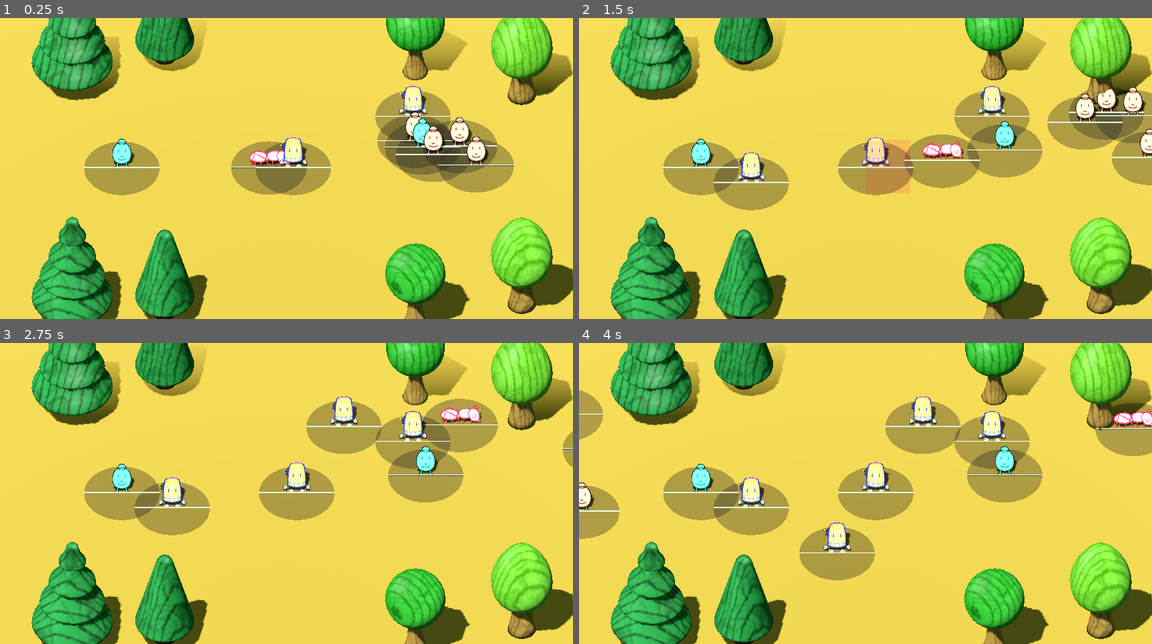
Above: before the commit, frames 1-4 (two rows, left to right).
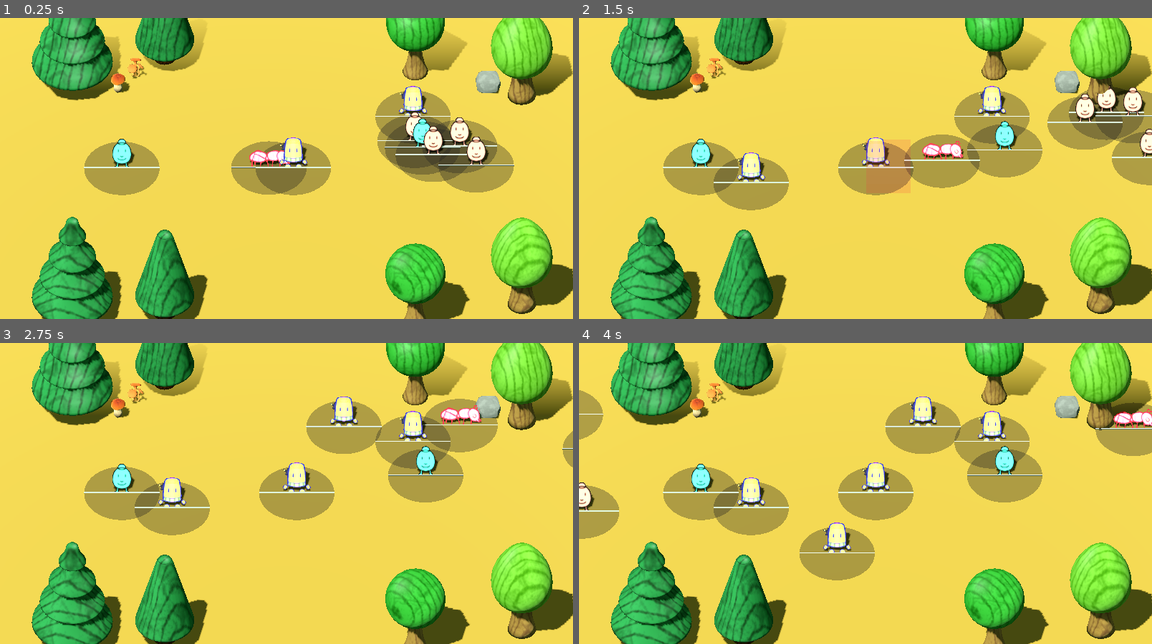
Above: after the commit, the same moments.

Repository: Rachel-Sherrick/TowerDefense
Game: Godot game, scene res://main.tscn
The game is run twice, just before and just after one commit, with the same random seed, the same clock (stepped at 60 frames per second) and the same inputs.
Inputs (mouse positions are in pixels of both pictures, inside the frame that each line leads up to):
- Up to frame 1 (0.25 s): no input
- Up to frame 2 (1.5 s): tap Enter (ui_accept) at 0.5, 0.77 s; move the mouse to (991, 153) at 0.52 s; click (991, 153) at 0.67 s; move the mouse to (750, 183) at 1.27 s; click (750, 183) at 1.42 s
- Up to frame 3 (2.75 s): tap Enter (ui_accept) at 1.52 s; move the mouse to (343, 427) at 2.02 s; click (343, 427) at 2.17 s
- Up to frame 4 (4 s): move the mouse to (836, 553) at 2.77 s; click (836, 553) at 2.92 s; tap Enter (ui_accept) at 3.02, 3.77 s; move the mouse to (1037, 538) at 3.52 s; click (1037, 538) at 3.67 s

The runs differ from the first frame. In frame 1, 0.5% of the frame differs, in the area x 19-88%, y 13-26%; in frame 2, 0.5%; in frame 3, 0.5%; in frame 4, 0.5%.

Commit message:
Added mushrooms and rock assets

Diff:
--- a/main.tscn
+++ b/main.tscn
@@ -11,6 +11,9 @@
 [ext_resource type="PackedScene" uid="uid://bumumn4opib2d" path="res://EnvironmentGLBs/WoodTree3.glb" id="6_272bh"]
 [ext_resource type="PackedScene" uid="uid://bh0iyhdkq376d" path="res://EnvironmentGLBs/WoodTree4.glb" id="6_kek77"]
 [ext_resource type="PackedScene" uid="uid://cmyw1wq2h0igv" path="res://ant.tscn" id="11_efxa6"]
+[ext_resource type="PackedScene" uid="uid://lhrua8upn7sa" path="res://EnvironmentGLBs/KingMush.glb" id="12_w48qg"]
+[ext_resource type="PackedScene" uid="uid://ccec2jqqcc5a" path="res://EnvironmentGLBs/JackMush.glb" id="13_vivmo"]
+[ext_resource type="PackedScene" uid="uid://rtknlgvh45hw" path="res://EnvironmentGLBs/rock.glb" id="14_2cqfq"]
 
 [sub_resource type="StandardMaterial3D" id="StandardMaterial3D_0xm2m"]
 albedo_color = Color(0.56590307, 0.45444906, 0.19438995, 1)
@@ -122,31 +125,42 @@
 
 [node name="towerPlacement" parent="." unique_id=666569105 instance=ExtResource("4_1bvp3")]
 
-[node name="Trees" type="Node" parent="." unique_id=1611541056]
+[node name="Warrior2" parent="." unique_id=1210425893 instance=ExtResource("3_1bvp3")]
+transform = Transform3D(1, 0, 0, 0, 1, 0, 0, 0, 1, 10.253868, -0.02395606, -5.8090324)
 
-[node name="WoodTree12" parent="Trees" unique_id=669732448 instance=ExtResource("5_272bh")]
+[node name="Evironment" type="Node" parent="." unique_id=1005526282]
+
+[node name="Trees" type="Node" parent="Evironment" unique_id=1611541056]
+
+[node name="WoodTree12" parent="Evironment/Trees" unique_id=669732448 instance=ExtResource("5_272bh")]
 transform = Transform3D(1.1325618, 0, -0.52896476, 0, 1.25, 0, 0.52896476, 0, 1.1325618, -9.510291, 5.6, -12.588)
 
-[node name="WoodTree13" parent="Trees" unique_id=783113124 instance=ExtResource("5_272bh")]
+[node name="WoodTree13" parent="Evironment/Trees" unique_id=783113124 instance=ExtResource("5_272bh")]
 transform = Transform3D(0.791304, 0, -0.96764565, 0, 1.25, 0, 0.96764565, 0, 0.791304, -9.510291, 5.6, 16.24421)
 
-[node name="WoodTree24" parent="Trees" unique_id=701856537 instance=ExtResource("6_5vw27")]
+[node name="WoodTree24" parent="Evironment/Trees" unique_id=701856537 instance=ExtResource("6_5vw27")]
 transform = Transform3D(1.2362182, 0, 0.185107, 0, 1.25, 0, -0.185107, 0, 1.2362182, 10.440073, 5.6, -10.953772)
 
-[node name="WoodTree25" parent="Trees" unique_id=1746127060 instance=ExtResource("6_5vw27")]
+[node name="WoodTree25" parent="Evironment/Trees" unique_id=1746127060 instance=ExtResource("6_5vw27")]
 transform = Transform3D(0.903347, 0, 0.8639814, 0, 1.2499999, 0, -0.8639814, 0, 0.903347, 10.440073, 5.6, 17.468739)
 
-[node name="WoodTree32" parent="Trees" unique_id=1746399989 instance=ExtResource("6_272bh")]
+[node name="WoodTree32" parent="Evironment/Trees" unique_id=1746399989 instance=ExtResource("6_272bh")]
 transform = Transform3D(1.6403183, 0, -0.6098007, 0, 1.7499996, 0, 0.6098007, 0, 1.6403183, -16.86222, 8, -10.155826)
 
-[node name="WoodTree34" parent="Trees" unique_id=1609063541 instance=ExtResource("6_272bh")]
+[node name="WoodTree34" parent="Evironment/Trees" unique_id=1609063541 instance=ExtResource("6_272bh")]
 transform = Transform3D(0.30036443, 0, 1.7240305, 0, 1.75, 0, -1.7240305, 0, 0.30036443, -16.86222, 8, 16.323635)
 
-[node name="WoodTree42" parent="Trees" unique_id=1940469332 instance=ExtResource("6_kek77")]
+[node name="WoodTree42" parent="Evironment/Trees" unique_id=1940469332 instance=ExtResource("6_kek77")]
 transform = Transform3D(1.2730215, 0, 0.44935077, 0, 1.3499999, 0, -0.44935077, 0, 1.2730215, 18.913315, 6.1, -8.292487)
 
-[node name="WoodTree44" parent="Trees" unique_id=1470201086 instance=ExtResource("6_kek77")]
+[node name="WoodTree44" parent="Evironment/Trees" unique_id=1470201086 instance=ExtResource("6_kek77")]
 transform = Transform3D(0.4705501, 0, -1.2653387, 0, 1.3499998, 0, 1.2653387, 0, 0.4705501, 18.913647, 6.1, 15.274525)
 
-[node name="Warrior2" parent="." unique_id=1210425893 instance=ExtResource("3_1bvp3")]
-transform = Transform3D(1, 0, 0, 0, 1, 0, 0, 0, 1, 10.253868, -0.02395606, -5.8090324)
+[node name="KingMush" parent="Evironment" unique_id=1996415724 instance=ExtResource("12_w48qg")]
+transform = Transform3D(0.15, 0, 0, 0, 0.15, 0, 0, 0, 0.15, -13.218393, 0, -8.737293)
+
+[node name="JackMush" parent="Evironment" unique_id=1205753900 instance=ExtResource("13_vivmo")]
+transform = Transform3D(-0.14744464, 0, -0.027569544, 0, 0.14999999, 0, 0.027569544, 0, -0.14744464, -11.811058, -0.0014665127, -10.462612)
+
+[node name="rock" parent="Evironment" unique_id=1050007194 instance=ExtResource("14_2cqfq")]
+transform = Transform3D(1, 0, 0, 0, 1, 0, 0, 0, 1, 16.22933, 0.6441321, -9.242993)
Binary file added: EnvironmentGLBs/JackMush.glb
Not shown, added: EnvironmentGLBs/JackMush.glb.import
Binary file added: EnvironmentGLBs/JackMush_JackMushTexture.png
Not shown, added: EnvironmentGLBs/JackMush_JackMushTexture.png.import
Binary file added: EnvironmentGLBs/KingMush.glb
Not shown, added: EnvironmentGLBs/KingMush.glb.import
Binary file added: EnvironmentGLBs/KingMush_KingMushTexture.png
Not shown, added: EnvironmentGLBs/KingMush_KingMushTexture.png.import
Binary file added: EnvironmentGLBs/rock.glb
Not shown, added: EnvironmentGLBs/rock.glb.import
Binary file added: EnvironmentGLBs/rock_rockTexture.png
Not shown, added: EnvironmentGLBs/rock_rockTexture.png.import
